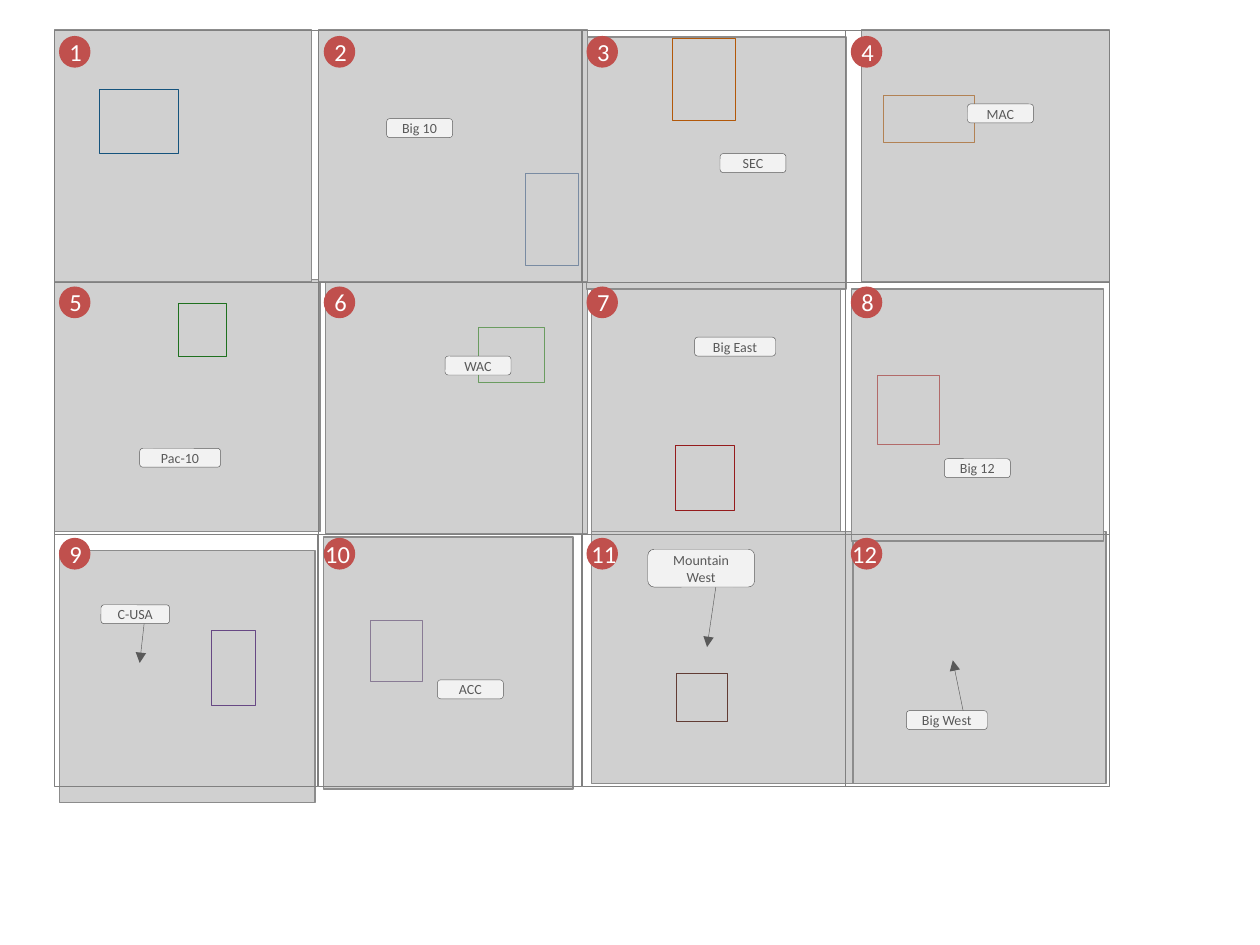
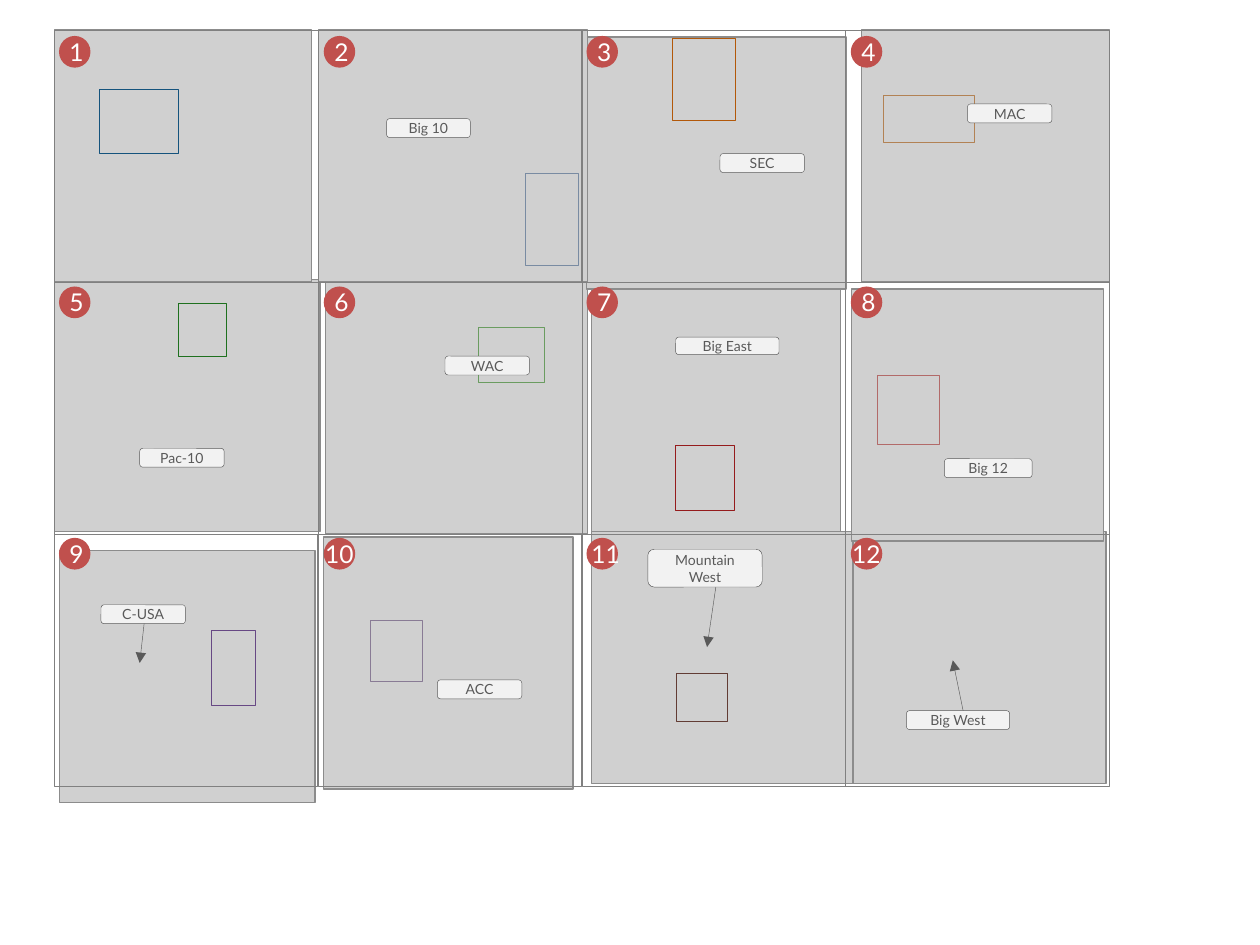
Before and after one commit to andeek/CreativeComponent, a slide deck: slide 6 of paper/images/images.pptx. Drawn at 1260x945 pixels with LibreOffice and Linux fonts; fonts in the diff are those of the drawing; grey boxes stand for pictures. Boxes give left, top, right and bottom in pixels: in the first picture for what was removed or moved away, otherwise in the second. Text is boxed around its words. In the diff, an @@ line names an element or a change of style, - is before the commit and + after.

```diff
--- a/paper/images/images.pptx
+++ b/paper/images/images.pptx
@@ rounded rectangle "Big 10": place and size @@
-rounded rectangle "Big 10" at [387,118,452,137]
+rounded rectangle "Big 10" at [387,118,470,137]
@@ rounded rectangle "MAC": place and size @@
-rounded rectangle "MAC" at [968,105,1033,123]
+rounded rectangle "MAC" at [968,105,1052,123]
@@ rounded rectangle "SEC": place and size @@
-rounded rectangle "SEC" at [719,154,785,173]
+rounded rectangle "SEC" at [719,154,804,173]
@@ rounded rectangle "WAC": place and size @@
-rounded rectangle "WAC" at [445,357,510,375]
+rounded rectangle "WAC" at [445,357,529,375]
@@ rounded rectangle "Big East": place and size @@
-rounded rectangle "Big East" at [694,338,775,357]
+rounded rectangle "Big East" at [675,338,779,355]
@@ rounded rectangle "Pac-10": place and size @@
-rounded rectangle "Pac-10" at [140,449,220,467]
+rounded rectangle "Pac-10" at [140,449,224,467]
@@ font Calibri to Lato in 23 elements at [69,43,83,66], [69,293,83,317], [69,545,83,568], [325,541,353,568], [591,541,619,568], [852,541,880,568], [861,293,875,317], [597,293,611,317], [334,293,348,317], [334,43,348,66], [597,43,611,66], [861,43,875,66], [140,449,224,467], [648,549,762,587], [101,605,185,624], [387,118,470,137], [719,154,804,173], [968,105,1052,123], [445,357,529,375], [437,680,522,699], [906,711,1009,730], [675,338,779,355], [945,459,1033,478] @@
@@ rounded rectangle "Big 12": place and size @@
-rounded rectangle "Big 12" at [945,459,1011,478]
+rounded rectangle "Big 12" at [945,459,1033,478]
@@ rounded rectangle "Mountain West": place and size @@
-rounded rectangle "Mountain West" at [648,549,755,587]
+rounded rectangle "Mountain West" at [648,549,762,587]
@@ rounded rectangle "C-USA": place and size @@
-rounded rectangle "C-USA" at [101,605,169,624]
+rounded rectangle "C-USA" at [101,605,185,624]
@@ rounded rectangle "ACC": place and size @@
-rounded rectangle "ACC" at [437,680,503,699]
+rounded rectangle "ACC" at [437,680,522,699]
@@ rounded rectangle "Big West": place and size @@
-rounded rectangle "Big West" at [906,711,987,730]
+rounded rectangle "Big West" at [906,711,1009,730]
```
Also in this commit, not shown: 4 other slides changed, 1 slide added, 34 other files.
